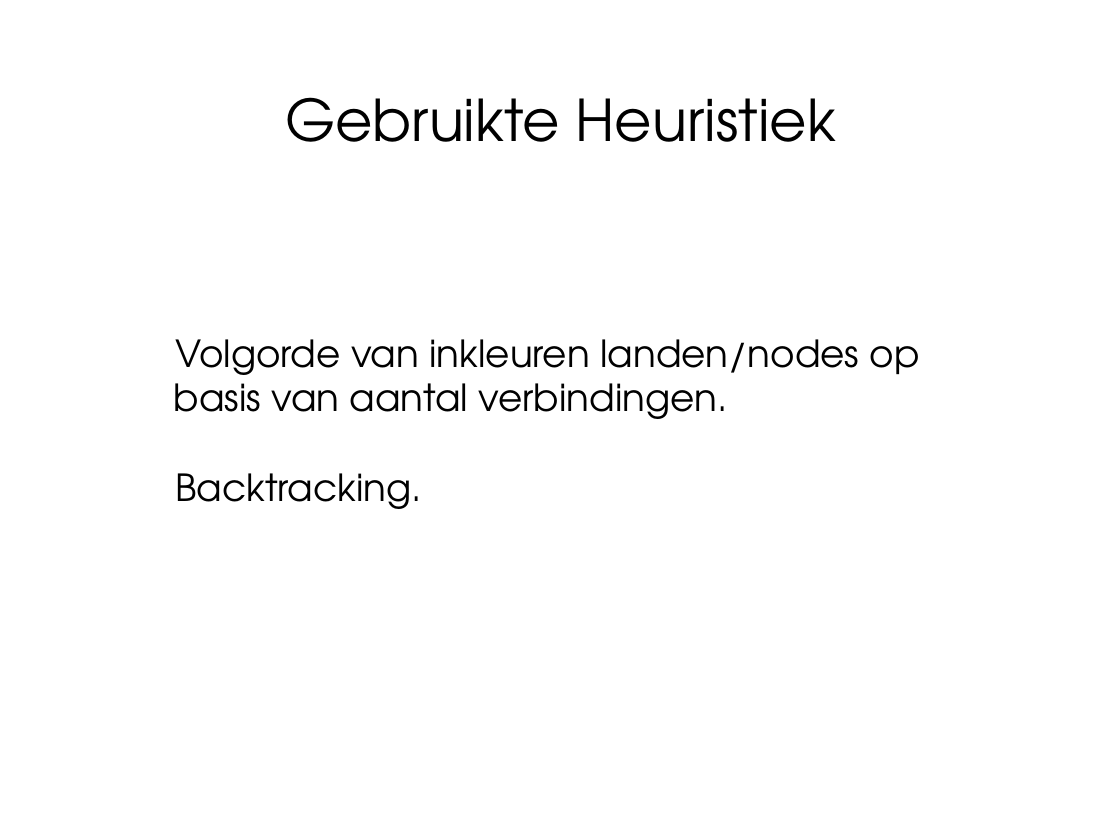
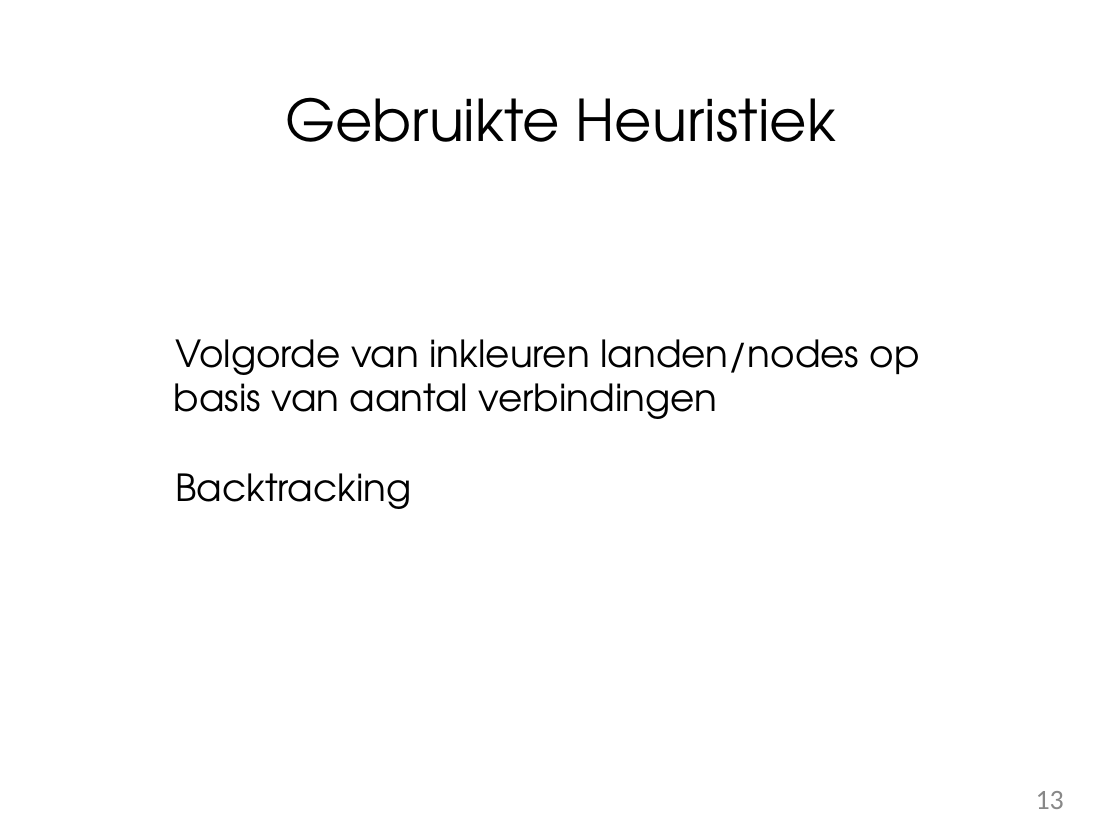
Before and after one commit to ekgorter/-c0ffee, a slide deck: slide 13 of Presentatie 3 Kaartkleuren.pptx. Drawn at 1120x840 pixels with LibreOffice and Linux fonts; fonts in the diff are those of the drawing; background and template pictures are left out. Boxes give left, top, right and bottom in pixels: in the first picture for what was removed or moved away, otherwise in the second. Text is boxed around its words. In the diff, an @@ line names an element or a change of style, - is before the commit and + after.

```diff
--- a/Presentatie 3 Kaartkleuren.pptx
+++ b/Presentatie 3 Kaartkleuren.pptx
@@ text at bbox=[174, 339, 920, 509]: text changed @@
-Volgorde van inkleuren landen/nodes op basis van aantal verbindingen.
-Backtracking.
+Volgorde van inkleuren landen/nodes op basis van aantal verbindingen
+Backtracking
@@ page number added at bbox=[1036, 791, 1064, 809], 18 pt, text #888888 @@
+13
```
Also in this commit, not shown: 13 other slides changed, 6 slides added, 2 slides removed.
